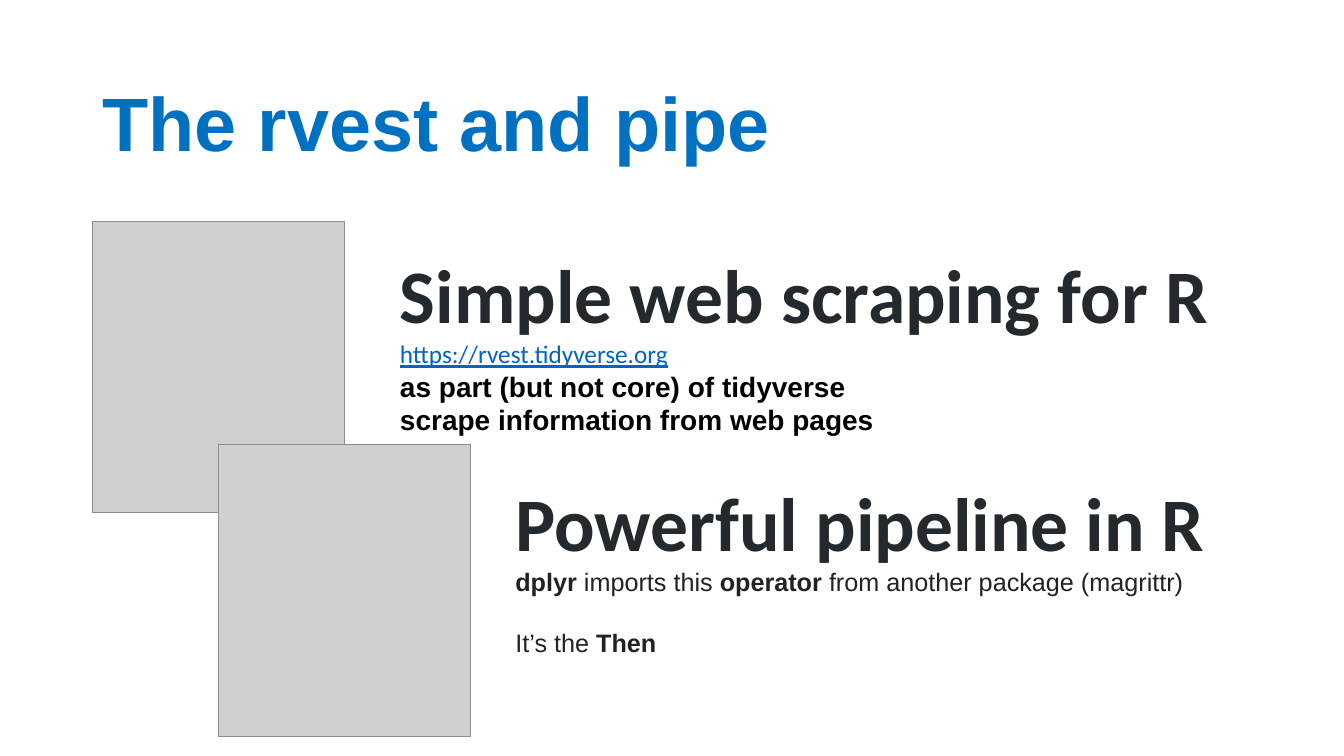
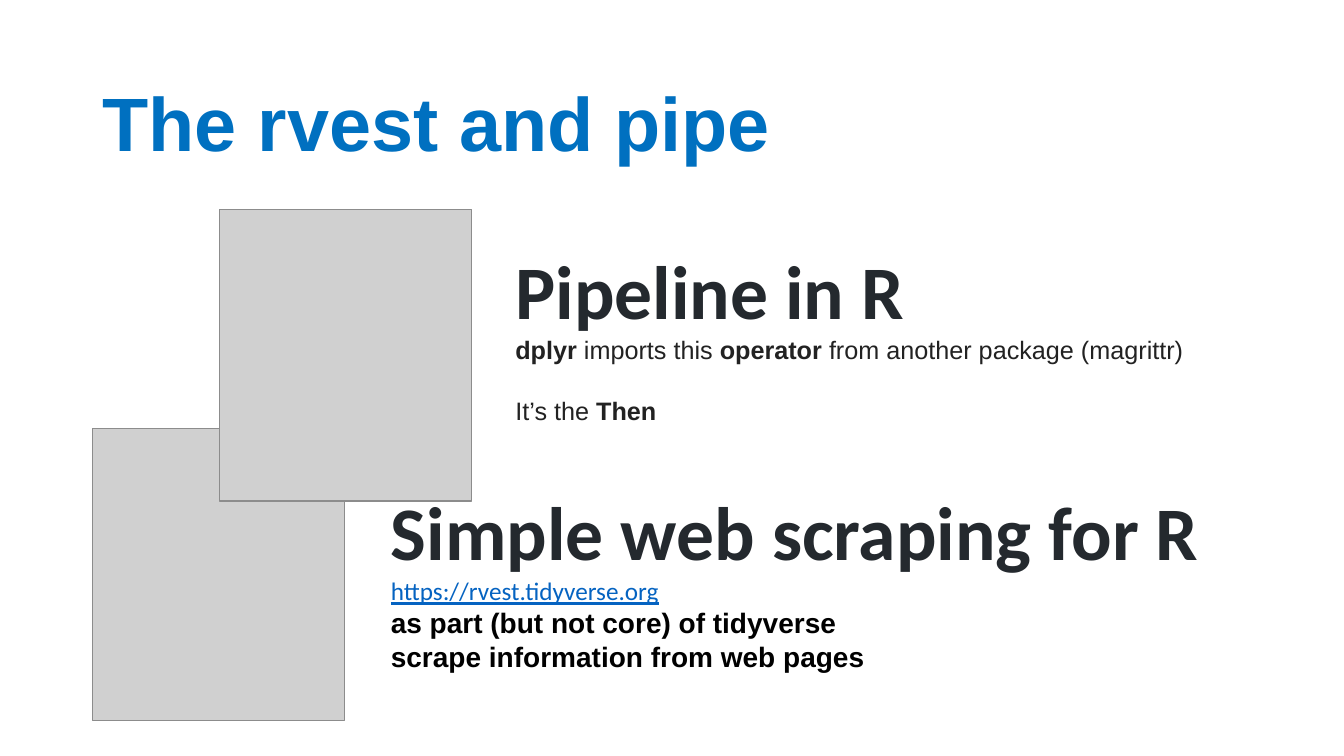
Before and after one commit to aephidayatuloh/web_scraping, a slide deck: slide 8 of Web Scraping Using R (Tidyverse Approach).pptx. Drawn at 1344x756 pixels with LibreOffice and Linux fonts; fonts in the diff are those of the drawing; grey boxes stand for pictures; background and template pictures are left out. Boxes give left, top, right and bottom in pixels: in the first picture for what was removed or moved away, otherwise in the second. Text is boxed around its words. In the diff, an @@ line names an element or a change of style, - is before the commit and + after.

```diff
--- a/Web Scraping Using R (Tidyverse Approach).pptx
+++ b/Web Scraping Using R (Tidyverse Approach).pptx
@@ picture: place and size @@
-picture at [219, 445, 471, 737]
+picture at [220, 209, 472, 501]
@@ text "Pipeline in R": place and size @@
-text "Pipeline in R" at [515, 498, 1204, 653]
+text "Pipeline in R" at [515, 266, 1183, 421]
@@ text at [515, 266, 903, 331]: text changed @@
-Powerful pipeline in R
+Pipeline in R
@@ picture: place and size @@
-picture at [93, 221, 345, 513]
+picture at [93, 429, 345, 721]
@@ text "Simple web scraping for R" rewrapped from [400, 270, 1207, 435] to [391, 497, 1198, 672] @@
```
Also in this commit, not shown: 3 other slides changed, 1 other file.
